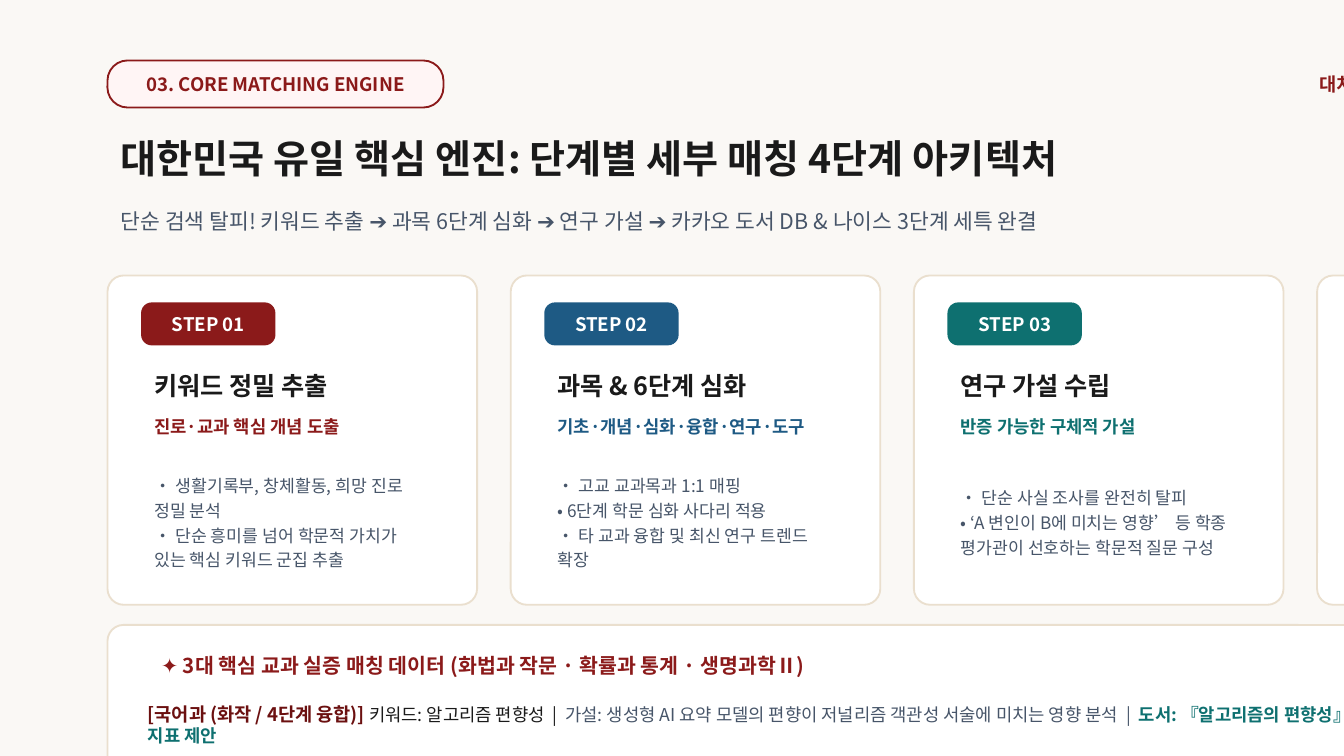
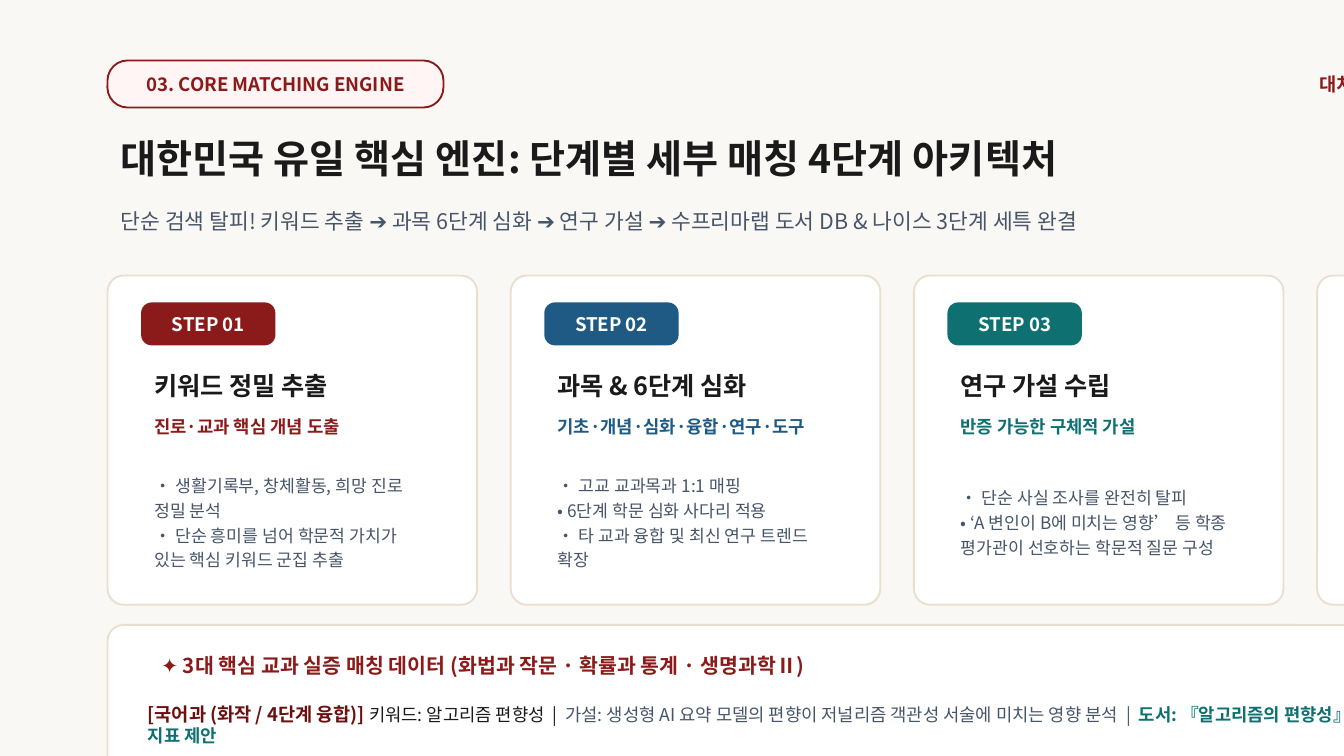
Before and after one commit to ipsicreator/suprema-lab, a slide deck: slide 4 of docs/대치수프리마_나의입시멘토_컨설턴트앱_B2B_제안서.pptx. Drawn at 1344x756 pixels with LibreOffice and Linux fonts; fonts in the diff are those of the drawing. Boxes give left, top, right and bottom in pixels: in the first picture for what was removed or moved away, otherwise in the second. Text is boxed around its words. In the diff, an @@ line names an element or a change of style, - is before the commit and + after.

```diff
--- a/docs/대치수프리마_나의입시멘토_컨설턴트앱_B2B_제안서.pptx
+++ b/docs/대치수프리마_나의입시멘토_컨설턴트앱_B2B_제안서.pptx
@@ text at box(121, 211, 1078, 231): text changed @@
-단순 검색 탈피! 키워드 추출 ➔ 과목 6단계 심화 ➔ 연구 가설 ➔ 카카오 도서 DB & 나이스 3단계 세특 완결
+단순 검색 탈피! 키워드 추출 ➔ 과목 6단계 심화 ➔ 연구 가설 ➔ 수프리마랩 도서 DB & 나이스 3단계 세특 완결
```
Also in this commit, not shown: 7 other slides changed, 29 other files.
